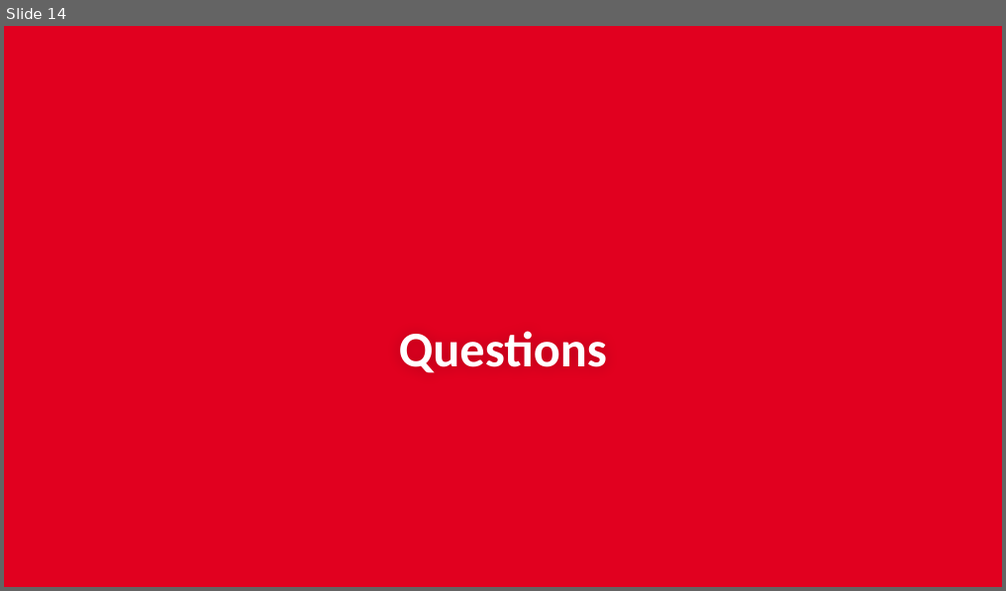
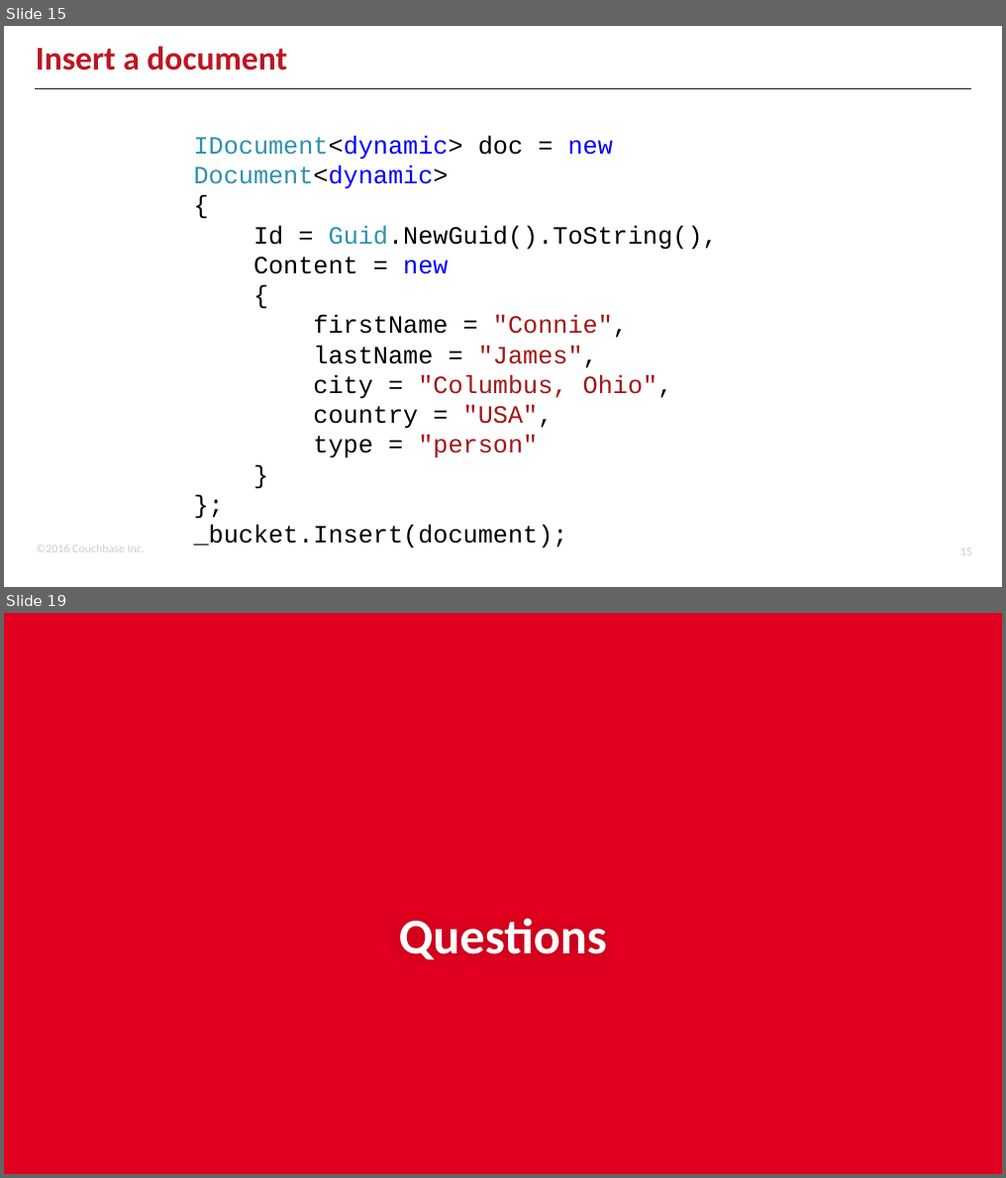
Before and after one commit to couchbaselabs/aspnet-nosql-workshop, a slide deck: 02/02.pptx. Shown one above the other, each under a label of ours: slide 14 before the commit, slides 15 and 19 after it; the slides between them are not shown. The pictures are 1006x591 and 1006x1178 pixels, drawn with LibreOffice and Linux fonts; fonts in the diff are those of the drawing; background and template pictures are left out. Boxes give left, top, right and bottom in pixels: in the first picture for what was removed or moved away, otherwise in the second. Text is boxed around its words. In the diff, an @@ line names an element or a change of style, - is before the commit and + after.

```diff
--- a/02/02.pptx
+++ b/02/02.pptx
@@ slide 15 added at bbox=[4, 26, 1002, 587], background #FFFFFF @@
@@ title added at bbox=[36, 46, 287, 71], 24 pt, text #BE1523, bold @@
+Insert a document
@@ line added from (35, 89) to (971, 89), #1E1C1C 1 pt @@
@@ text added at bbox=[194, 135, 718, 549], 18 pt, text #000000 @@
+IDocument<dynamic> doc = new Document<dynamic>
+{
+Id = Guid.NewGuid().ToString(),
+Content = new
+{
+firstName = "Connie",
+lastName = "James",
+city = "Columbus, Ohio",
+country = "USA",
+type = "person"
+}
+};
+_bucket.Insert(document);
@@ text added at bbox=[36, 545, 145, 553], 8.5 pt, text #CCCCCC @@
+©2016 Couchbase Inc.
@@ page number added at bbox=[960, 549, 972, 556], 8.5 pt, text #CCCCCC @@
+15
@@ what was slide 14 is now slide 19 @@
```
Also in this commit, not shown: 1 slide changed, 4 other slides added.
